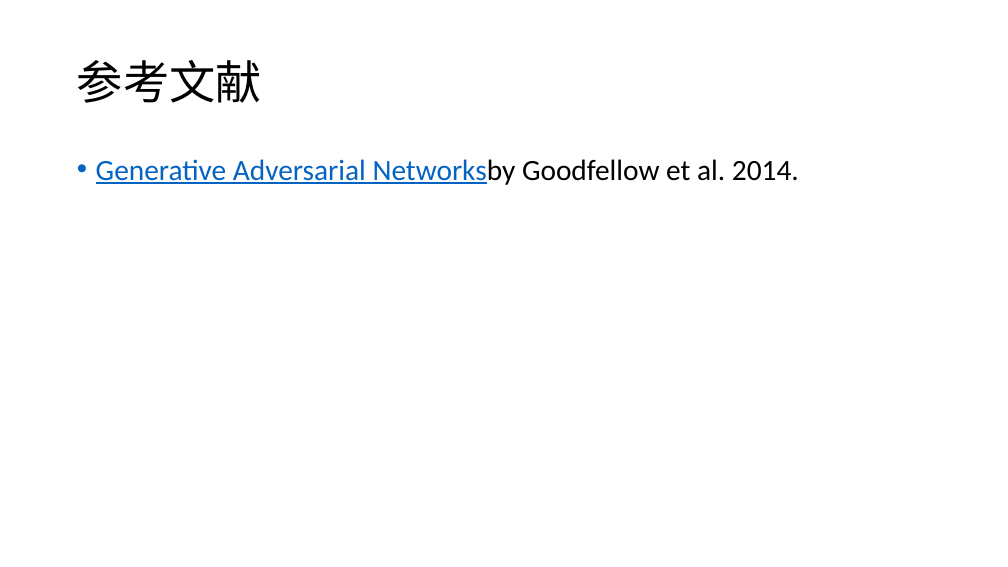
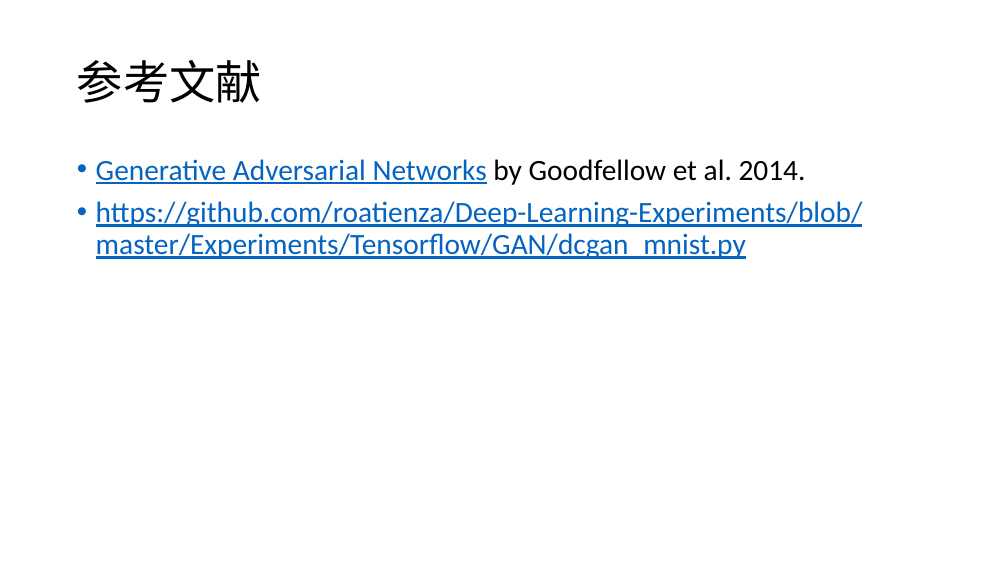
Before and after one commit to foamliu/Learning-DL, a slide deck: slide 4 of gan/GAN.pptx. Drawn at 1008x567 pixels with LibreOffice and Linux fonts; fonts in the diff are those of the drawing. Boxes give left, top, right and bottom in pixels: in the first picture for what was removed or moved away, otherwise in the second. Text is boxed around its words. In the diff, an @@ line names an element or a change of style, - is before the commit and + after.

```diff
--- a/gan/GAN.pptx
+++ b/gan/GAN.pptx
@@ text at <box>96,159,863,259</box>: text changed @@
-• Generative Adversarial Networksby Goodfellow et al. 2014.
+• Generative Adversarial Networks by Goodfellow et al. 2014.
+• https://github.com/roatienza/Deep-Learning-Experiments/blob/master/Experiments/Tensorflow/GAN/dcgan_mnist.py
```
Also in this commit, not shown: 2 other files.
